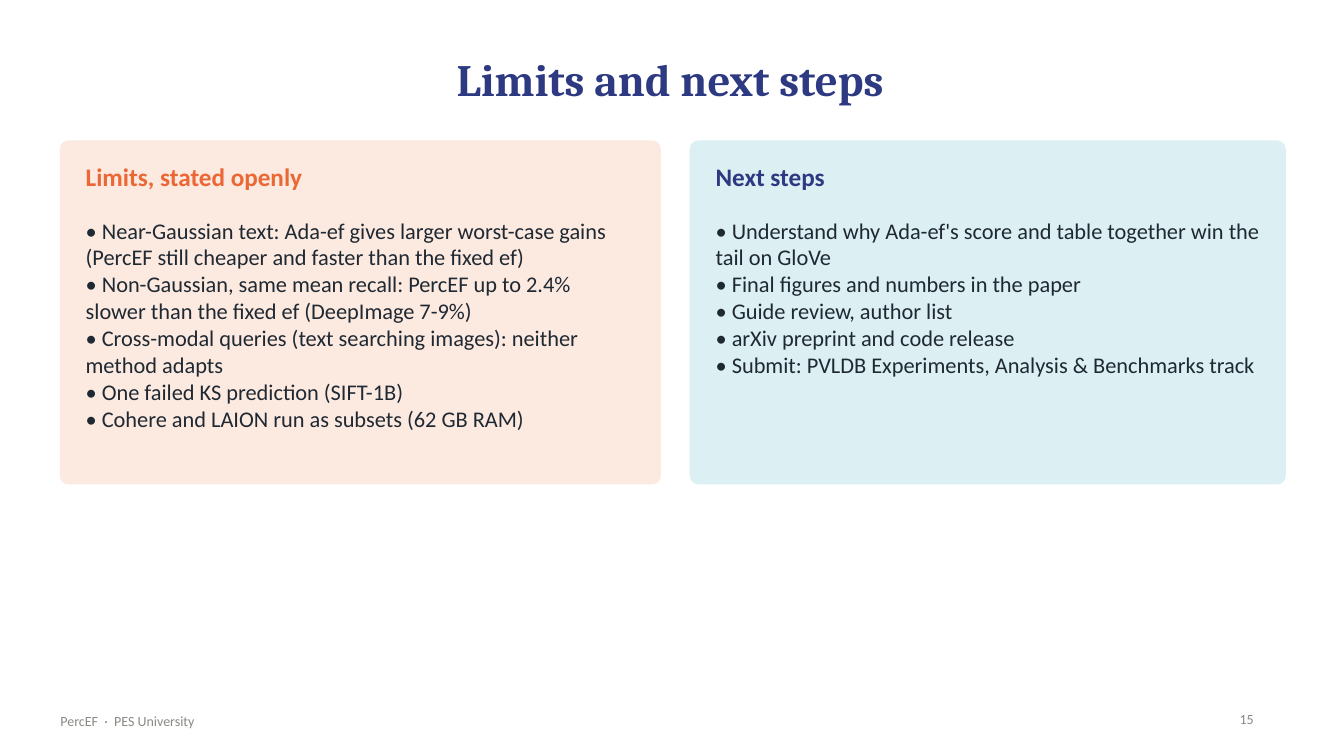
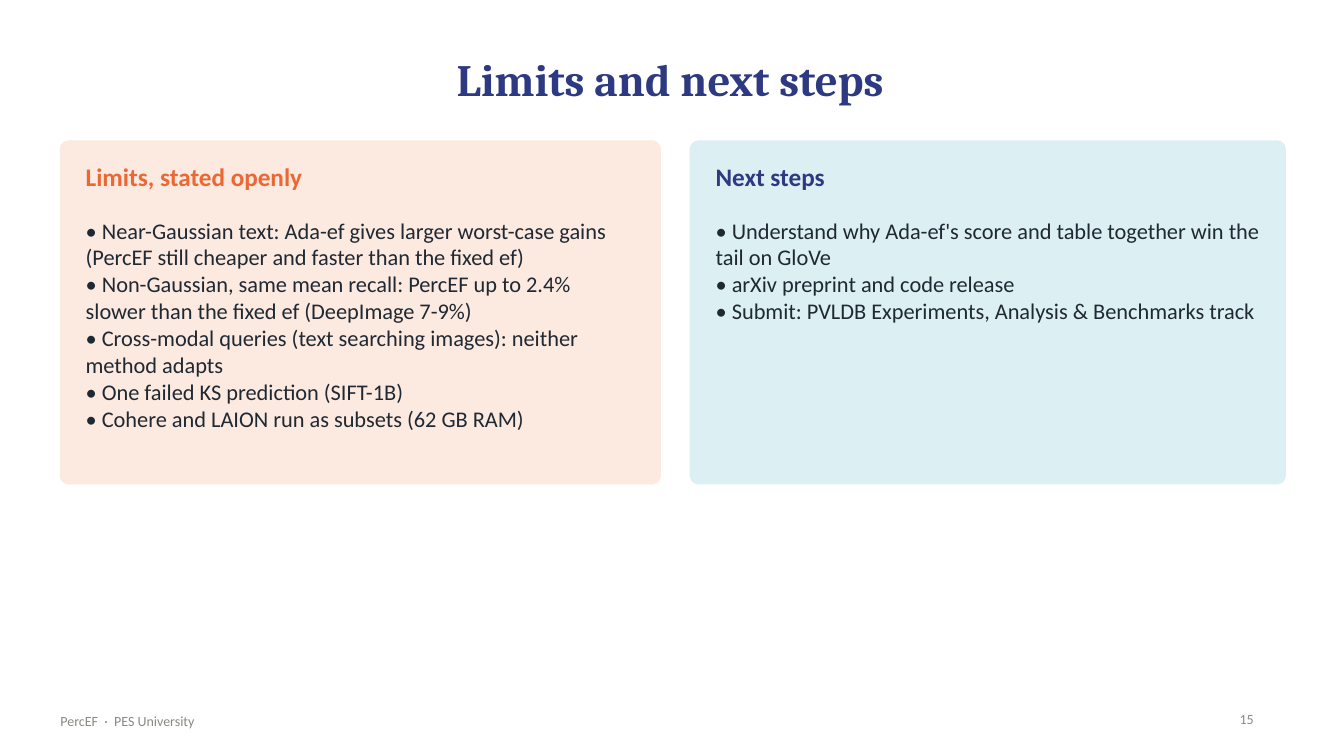
Before and after one commit to pranavshenvi/hybridAdaptiveEF, a slide deck: slide 15 of presentation/PercEF_review.pptx. Drawn at 1344x756 pixels with LibreOffice and Linux fonts; fonts in the diff are those of the drawing. Boxes give left, top, right and bottom in pixels: in the first picture for what was removed or moved away, otherwise in the second. Text is boxed around its words. In the diff, an @@ line names an element or a change of style, - is before the commit and + after.

```diff
--- a/presentation/PercEF_review.pptx
+++ b/presentation/PercEF_review.pptx
@@ text at [732, 276, 1081, 322]: paragraphs removed @@
-• Final figures and numbers in the paper
-• Guide review, author list
```
Also in this commit, not shown: 5 other slides changed, 2 other files.
